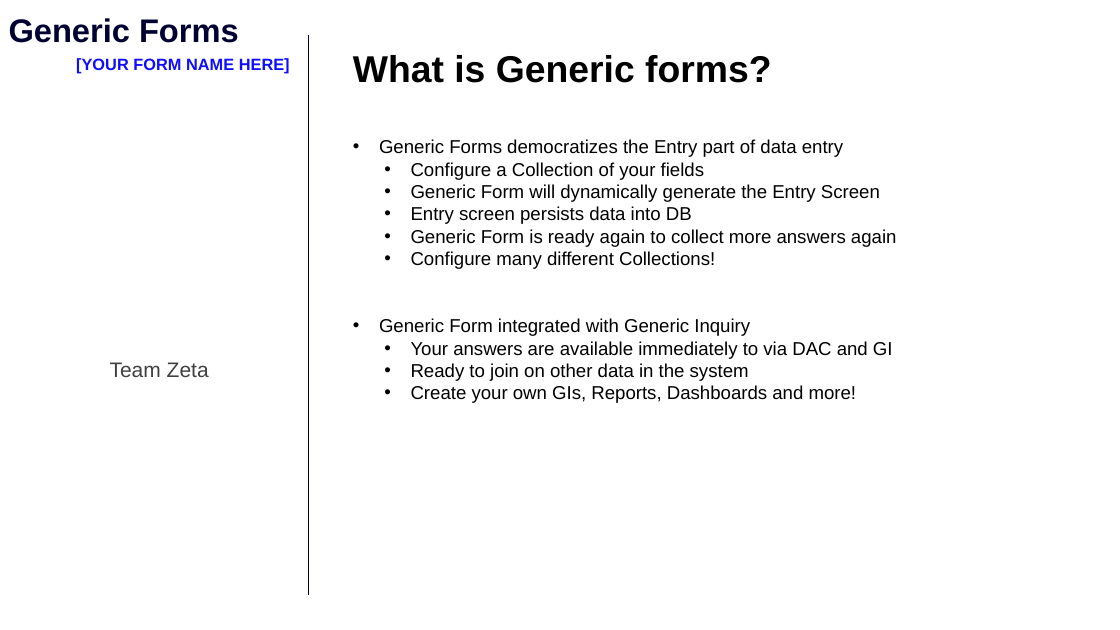
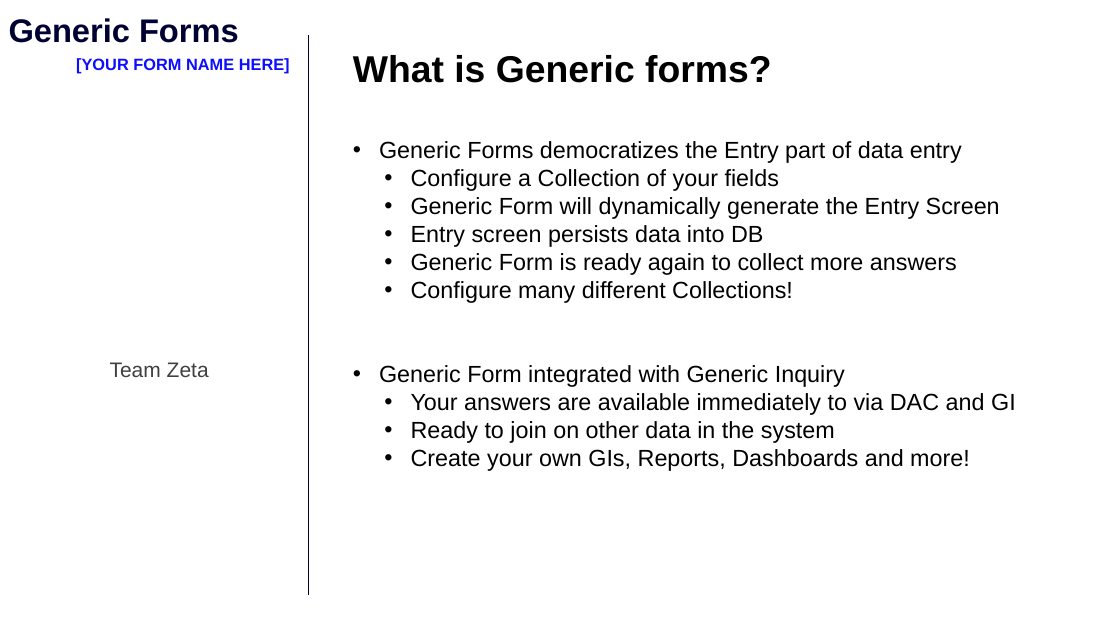
Before and after one commit to AcumaticaHackathon/2020-Team-Zeta, a slide deck: slide 3 of Misc/Summit 2020 Zeta.pptx. Drawn at 1120x630 pixels with LibreOffice and Linux fonts; fonts in the diff are those of the drawing; background and template pictures are left out. Boxes give left, top, right and bottom in pixels: in the first picture for what was removed or moved away, otherwise in the second. Text is boxed around its words. In the diff, an @@ line names an element or a change of style, - is before the commit and + after.

Commit message:
PPT2

```diff
--- a/Misc/Summit 2020 Zeta.pptx
+++ b/Misc/Summit 2020 Zeta.pptx
@@ text at [379, 141, 1016, 471]: size 16 to 20 pt in "Generic Forms democratizes the Entry part of ...", "Configure a Collection of your fields", "Generic Form will dynamically generate the Entry ...", "Entry screen persists data into DB" and 5 more places @@
@@ text at [411, 253, 957, 275]: text changed; size 16 to 20 pt @@
-  • Generic Form is ready again to collect more answers again
+  • Generic Form is ready again to collect more answers
```
Also in this commit, not shown: 1 other slide changed.
